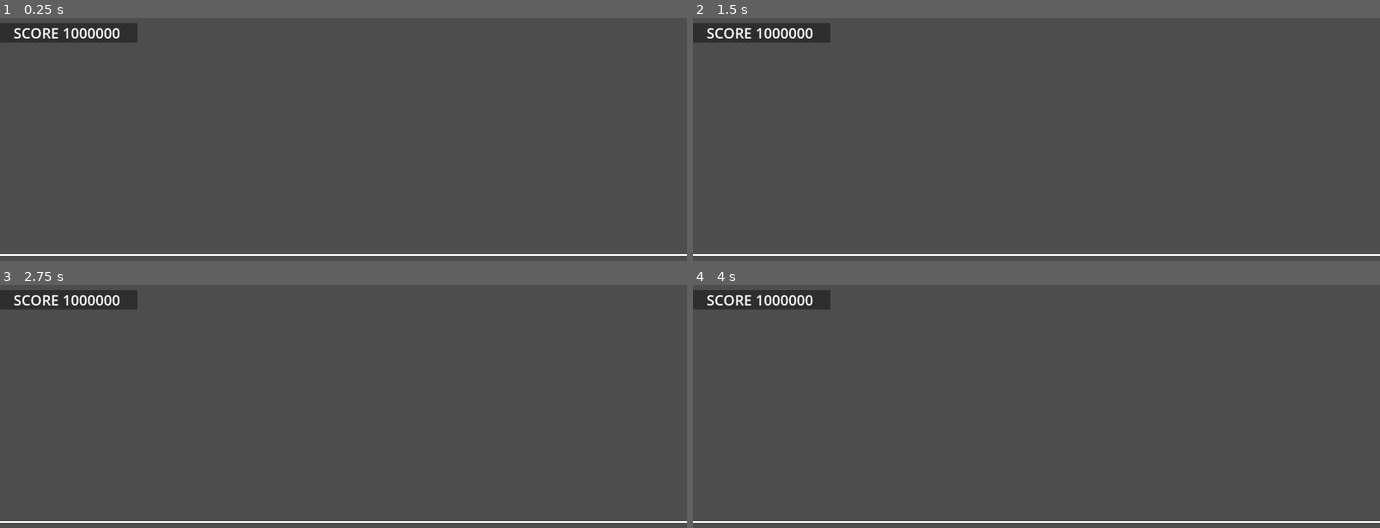
Above: before the commit, frames 1-4 (two rows, left to right).
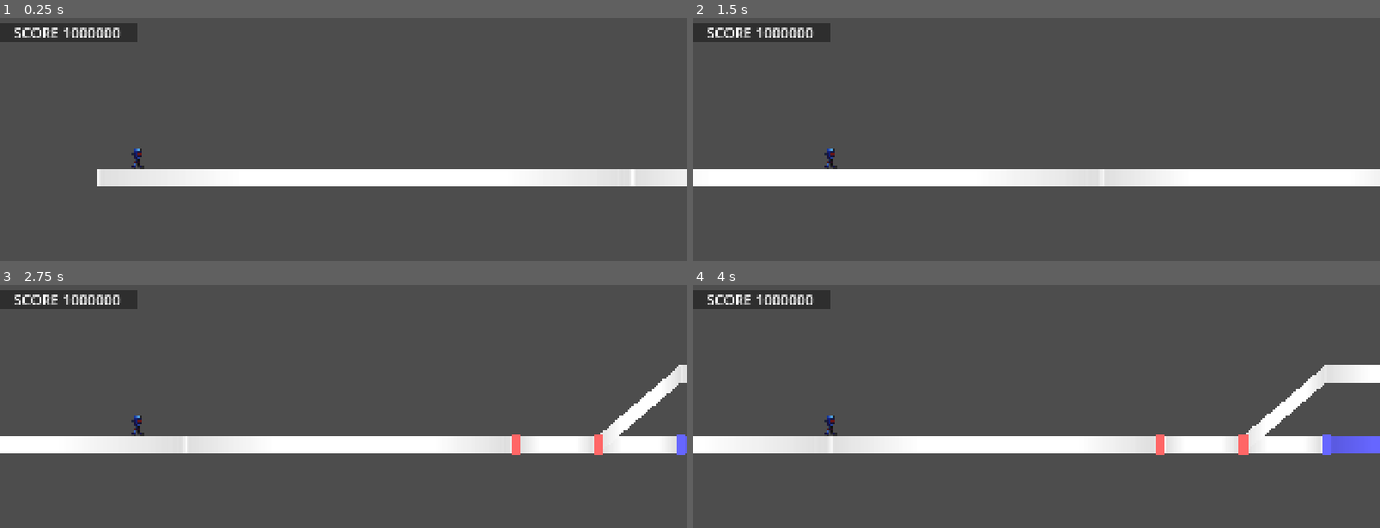
Above: after the commit, the same moments.

Repository: junu192857/Vexatonic-dash-2
Game: Godot game, scene res://Scenes/RhythmScene.tscn
Two runs of this game, one before a commit and one after it. Both use one fixed random seed, a clock stepped at 60 frames per second and the inputs below.
Inputs (mouse positions are in pixels of both pictures, inside the frame that each line leads up to):
- Up to frame 1 (0.25 s): no input
- Up to frame 2 (1.5 s): tap Enter at 0.5 s; move the mouse to (1187, 158) at 0.52 s; tap A (a) at 0.6 s; click (1187, 158) at 0.67 s; tap D (d) at 0.8 s; tap Space at 1.25 s; drag from (899, 197) to (1002, 256) at 1.27 s
- Up to frame 3 (2.75 s): move the mouse to (412, 360) at 2.02 s; tap J (j) at 2.1 s; click (412, 360) at 2.17 s; tap K (k) at 2.3 s
- Up to frame 4 (4 s): drag from (1002, 523) to (830, 387) at 2.77 s; tap Enter at 3.5 s; move the mouse to (1242, 503) at 3.52 s; tap L (l) at 3.6 s; click (1242, 503) at 3.67 s; tap S (s) at 3.8 s

The runs differ from the first frame. In frame 1, 7.2% of the frame differs, in the area x 0-100%, y 3-98%; in frame 2, 8.2%; in frame 3, 9.1%; in frame 4, 9.7%.

Commit message:
캐릭터 관련 버그수정

Diff:
--- a/vexatonic-dash-2/Scripts/Character.gd
+++ b/vexatonic-dash-2/Scripts/Character.gd
@@ -4,6 +4,10 @@
 var lane:Lane
 
 func set_character_position(time:float) -> bool:
+	if (0 < time and time < lane.get_start_time()):
+		queue_free()
+		return true
+
 	if (time > lane.get_end_time()):
 		queue_free()
 		return true
--- a/vexatonic-dash-2/Scripts/Scripts_without_Node/CameraManager.gd
+++ b/vexatonic-dash-2/Scripts/Scripts_without_Node/CameraManager.gd
@@ -2,16 +2,18 @@
 
 @onready var camera = $Camera2D
 
+var triggered_position: Vector2
+
 # Called when the node enters the scene tree for the first time.
 func _ready() -> void:
 	#camera.zoom = Vector2(2,2)
-	set_default_position()
+	set_camera_position()
 
 # Called every frame. 'delta' is the elapsed time since the previous frame.
 func _process(delta: float) -> void:
 	pass
 
-func set_default_position():
+func set_camera_position():
 	if (Setting.gamemode == Setting.GAMEMODE.Suregi):
 		camera.rotation = deg_to_rad(90)
 		var vp_height = get_viewport().get_visible_rect().size.y / camera.zoom.y
--- a/vexatonic-dash-2/Scripts/Scripts_without_Node/Setting.gd
+++ b/vexatonic-dash-2/Scripts/Scripts_without_Node/Setting.gd
@@ -32,7 +32,7 @@
 # ==================== 플레이어 세팅 ========================
 
 enum SCORE_DISPLAY {Increasing, Decreasing}
-enum GAMEMODE {Normal_Character, Normal_line, Suregi}
+enum GAMEMODE {Normal_Character, Normal_Line, Suregi}
 
 static var score_display = SCORE_DISPLAY.Decreasing
-static var gamemode = GAMEMODE.Suregi
+static var gamemode = GAMEMODE.Normal_Character
--- a/vexatonic-dash-2/project.godot
+++ b/vexatonic-dash-2/project.godot
@@ -28,8 +28,8 @@
 
 window/size/viewport_width=1920
 window/size/viewport_height=1080
-window/stretch/mode="viewport"
-window/stretch/aspect="expand"
+window/stretch/mode="canvas_items"
+window/stretch/aspect="keep_width"
 
 [input]
 
